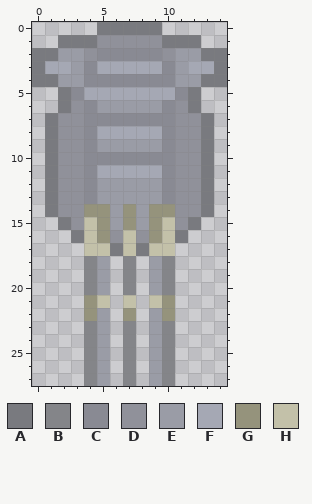
File history of a pixel-art sprite, Res/Weaponry/HeavlyCannon.png. This is how it looked before the edit.
The file is 15x28 pixels. Colours within 5 levels of each other are drawn and written as one.
Palette (. is transparent): A #797a7f  B #848589  C #898a93  D #90919a  E #9a9ca6  F #a5a8b4  G #95937c  H #c3c1a9
Once edited:
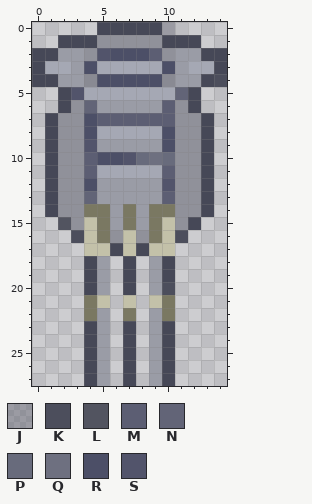
Colours new in this view: J #4648575f  K #4c4e5c  L #525460  M #5c5e73  N #626477  P #686b7c  Q #6e7080  R #4c4f67  S #52546b
Difference:
Colour A changes from #797a7f to #464857.
Colour G changes from #95937c to #7a7862.
Colour B gives way to colour A in rows 18 to 19 at x 4, 7 and 10; in row 20 at x 4 and 7; in rows 23 to 27 at x 4, 7 and 10.
The edit adds colour J in row 0 at x 10.
Colour A gives way to colour K in row 4 at x 14; in row 16 at x 3 and 11.
Colour B gives way to colour K in row 20 at x 10.
Colour A gives way to colour L in row 15 at x 2.
Colour C gives way to colour M in row 2 at x 9; in row 6 at x 10; in row 7 at x 5 to 10; in row 10 at x 4; in row 11 at x 4 and 10; in row 13 at x 10.
Colour C gives way to colour N in row 5 at x 11; in row 6 at x 4; in row 13 at x 4.
Colour C gives way to colour P in row 10 at x 8 and 10.
Colour C gives way to colour Q in row 10 at x 9.
Colour C gives way to colour R in row 2 at x 6 to 8; in row 3 at x 4 and 10; in row 4 at x 5 to 9; in row 7 at x 4; in row 8 at x 4 and 10; in row 9 at x 10.
Colour C gives way to colour R in row 10 at x 5 to 6; in row 12 at x 4.
Colour C gives way to colour S in row 2 at x 5; in row 5 at x 3; in row 9 at x 4; in row 10 at x 7; in row 12 at x 10.
Changed places in both pictures, as pixel boxes (x1, y1, x2, y2):
changed: (32, 22, 227, 386)
